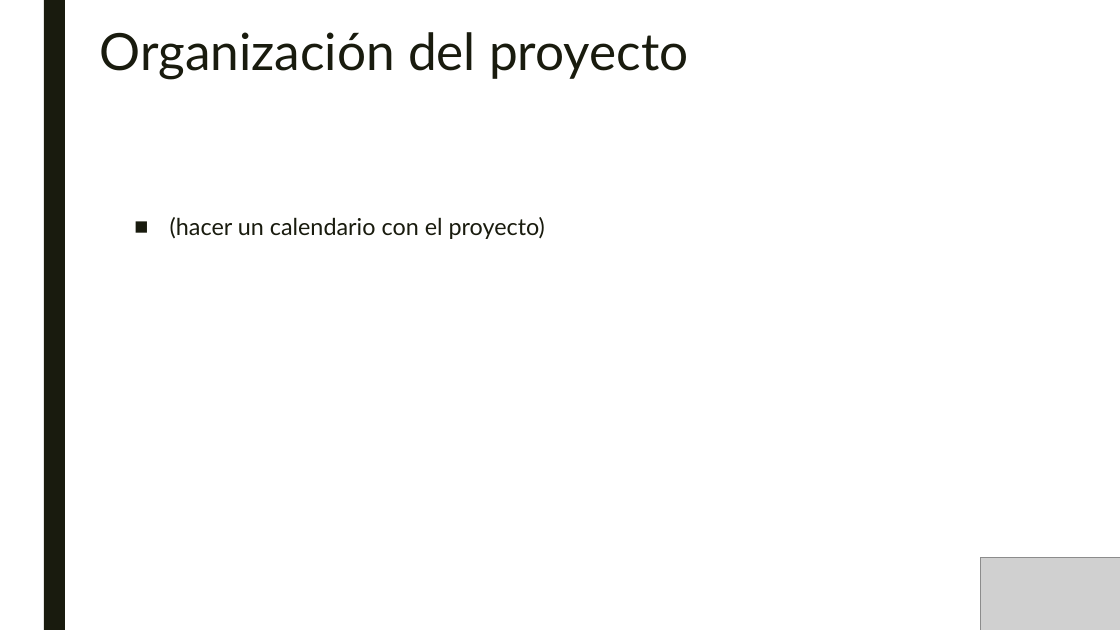
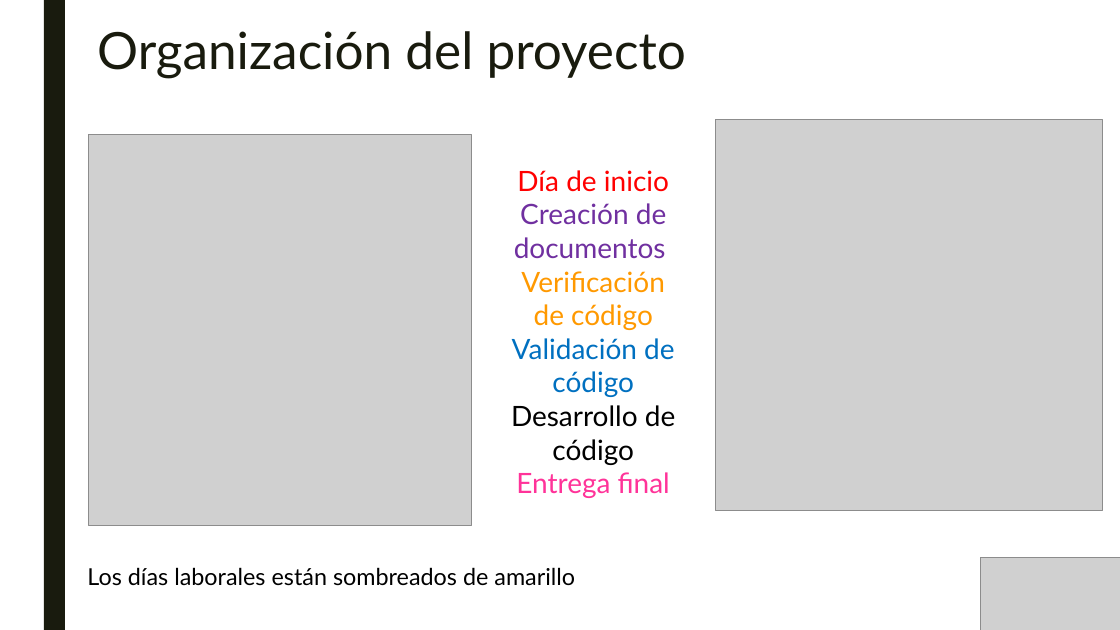
Before and after one commit to SombraJ/practicaAIS, a slide deck: slide 4 of Gestión de un proyecto Software.pptx. Drawn at 1120x630 pixels with LibreOffice and Linux fonts; fonts in the diff are those of the drawing; grey boxes stand for pictures. Boxes give left, top, right and bottom in pixels: in the first picture for what was removed or moved away, otherwise in the second. Text is boxed around its words. In the diff, an @@ line names an element or a change of style, - is before the commit and + after.

```diff
--- a/Gestión de un proyecto Software.pptx
+++ b/Gestión de un proyecto Software.pptx
@@ picture added at bbox=[89, 135, 471, 525] @@
@@ picture added at bbox=[715, 120, 1102, 510] @@
@@ text added at bbox=[511, 170, 675, 498], 24 pt, text #7030A0 @@
+Día de inicio
+Creación de documentos
+Verificación de código
+Validación de código
+Desarrollo de código
+Entrega final
@@ text removed at bbox=[170, 217, 545, 239] @@
-■ (hacer un calendario con el proyecto)
@@ text added at bbox=[87, 567, 575, 586], 20 pt, text #000000 @@
+Los días laborales están sombreados de amarillo
```
Also in this commit, not shown: 5 other slides changed.
